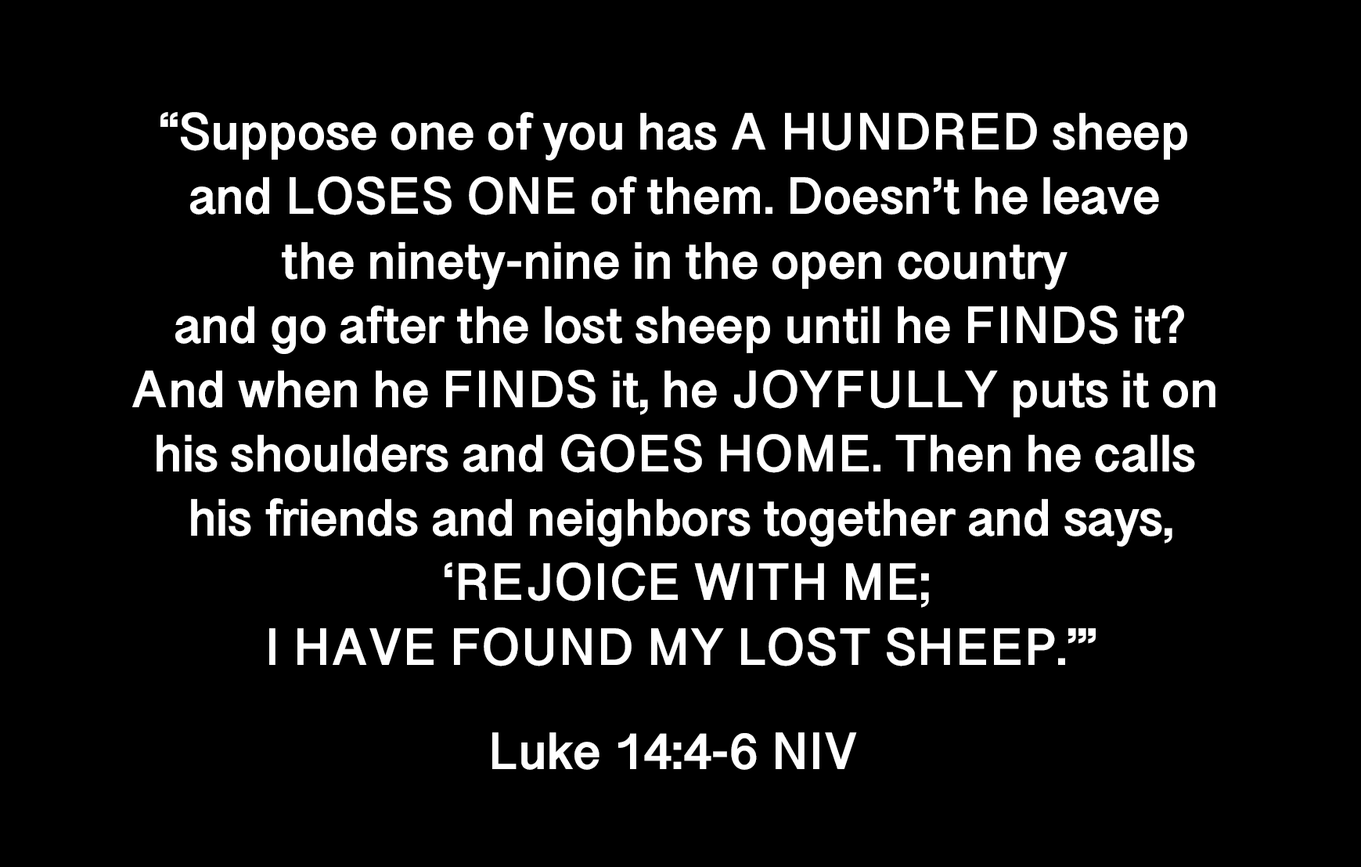
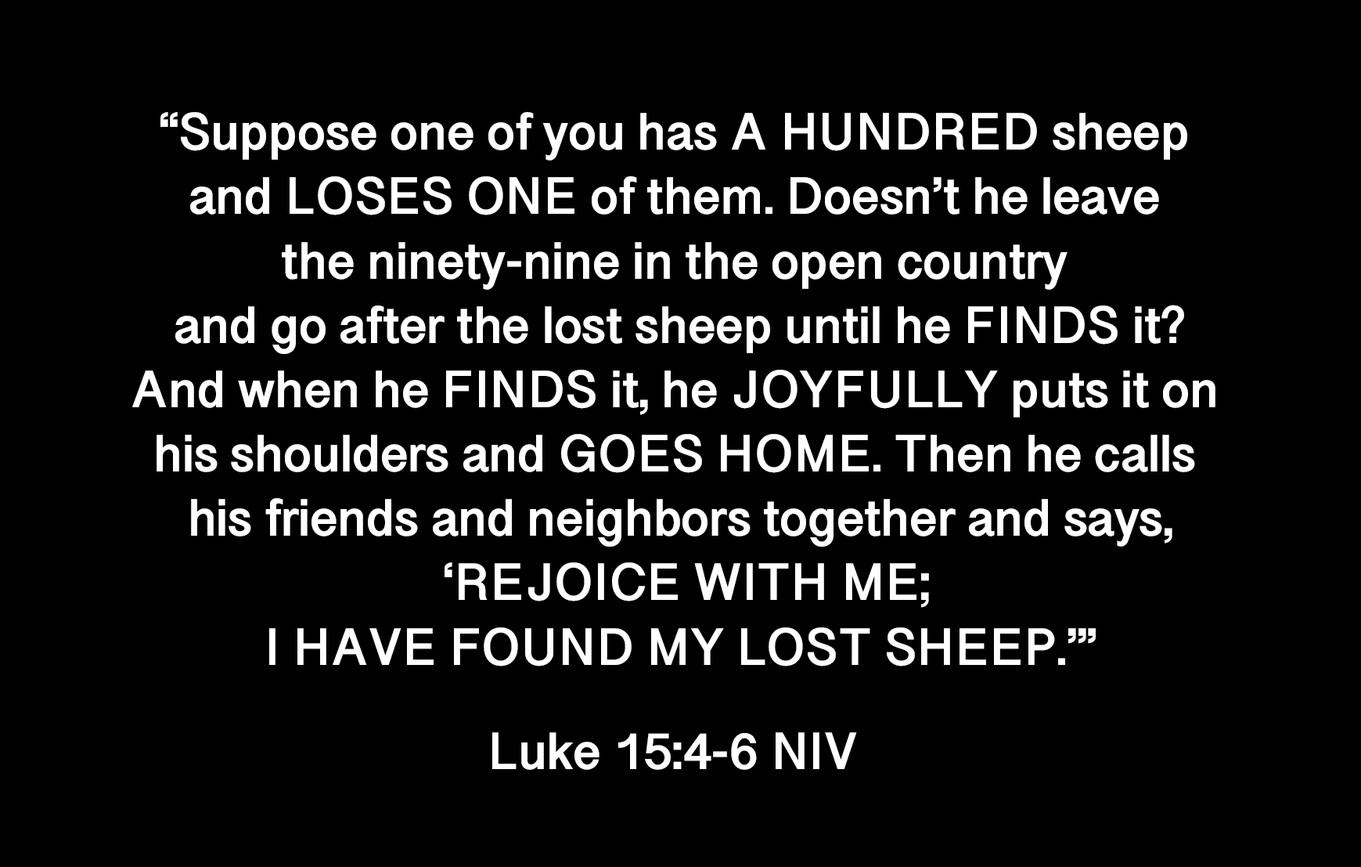
Layer changes from the first 1361x867 image to the second:
renamed "Luke 14:4-6 NIV" to "Luke 15:4-6 NIV", painted on it over (644, 732, 672, 770)
